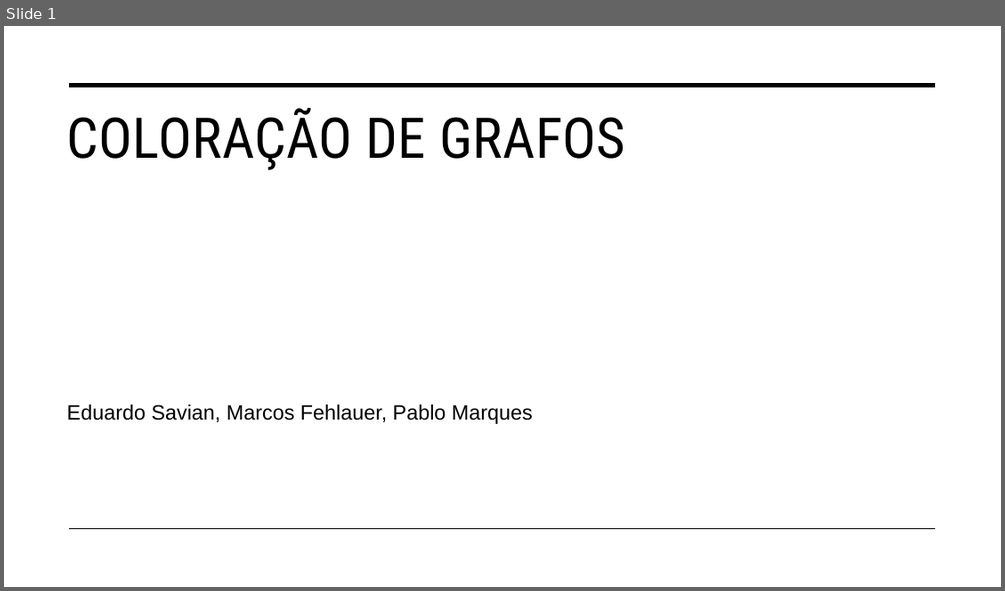
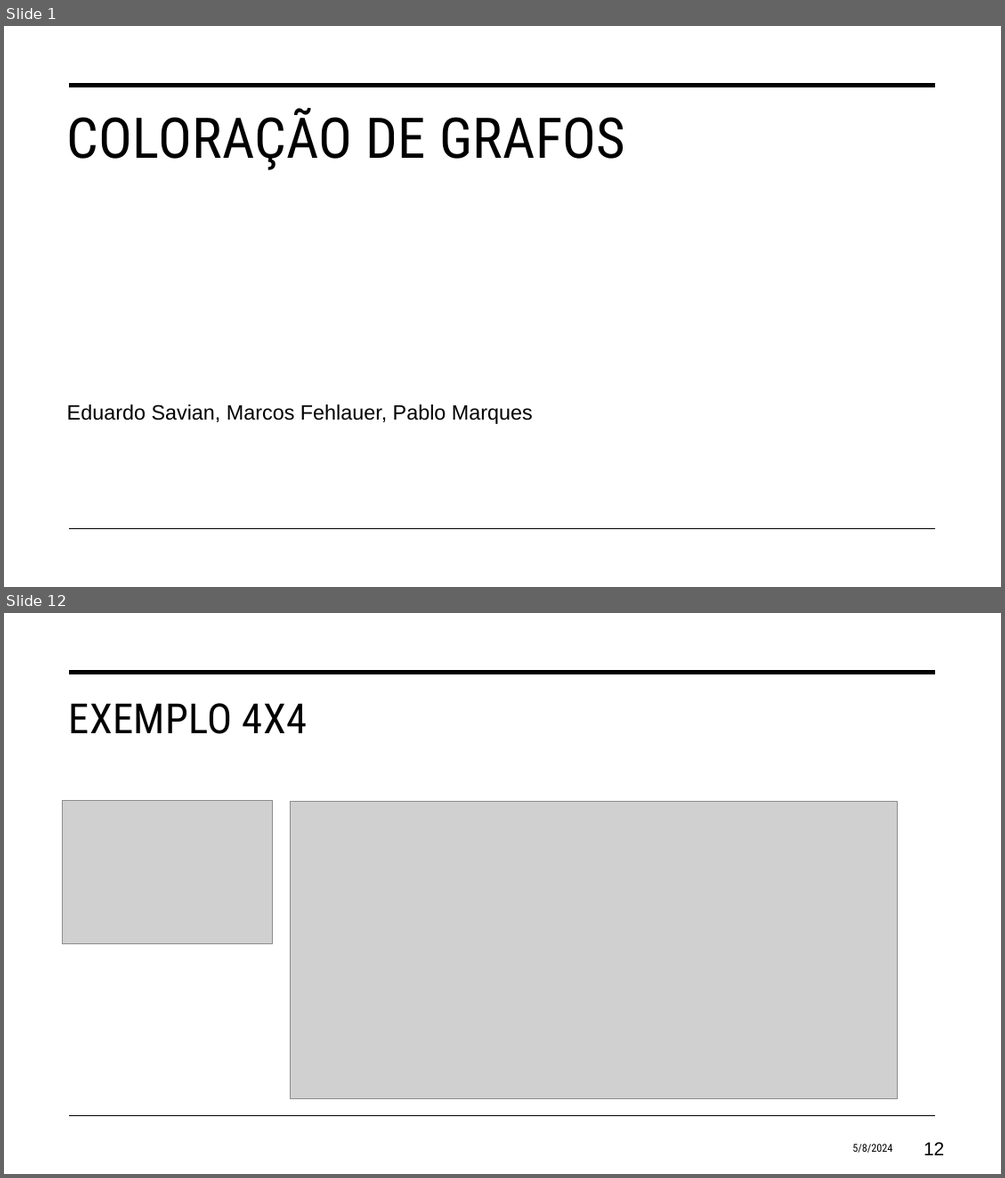
Before and after one commit to eduardosavian/graph-coloring, a slide deck: Presentation.pptx. Shown one above the other, each under a label of ours: slide 1 before the commit, slides 1 and 12 after it; the slides between them are not shown. The pictures are 1005x591 and 1005x1178 pixels, drawn with LibreOffice and Linux fonts; fonts in the diff are those of the drawing; grey boxes stand for pictures. Boxes give left, top, right and bottom in pixels: in the first picture for what was removed or moved away, otherwise in the second. Text is boxed around its words. In the diff, an @@ line names an element or a change of style, - is before the commit and + after.

```diff
--- a/Presentation.pptx
+++ b/Presentation.pptx
@@ slide 12 added at <box>4,613,1001,1174</box>, background #FFFFFF; not listed: 2 template elements that a slide beside it also shows @@
@@ title added at <box>69,703,307,734</box>, 40 pt, text #000000 @@
+EXEMPLO 4X4
@@ picture added at <box>63,801,272,944</box> @@
@@ picture added at <box>291,801,897,1098</box> @@
@@ text added at <box>852,1143,892,1152</box>, 10.5 pt, text #000000 @@
+5/8/2024
@@ page number added at <box>923,1142,944,1155</box>, 18 pt, text #000000 @@
+12
```
Also in this commit, not shown: 4 slides changed, 10 other slides added, 3 other files.
